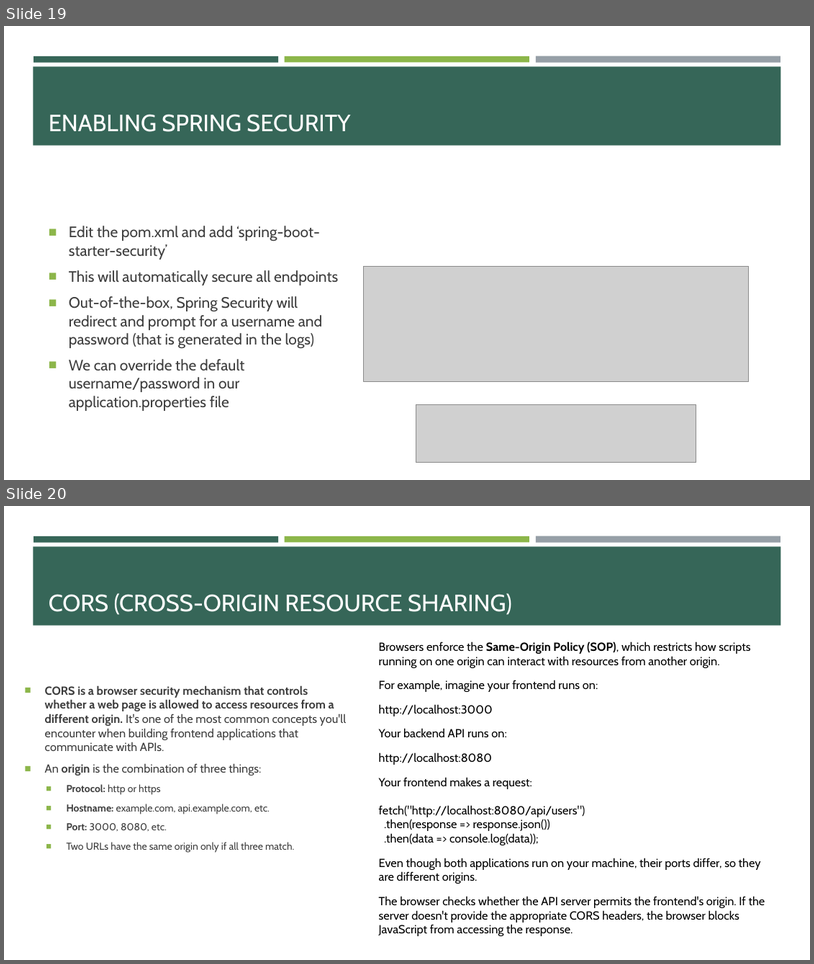
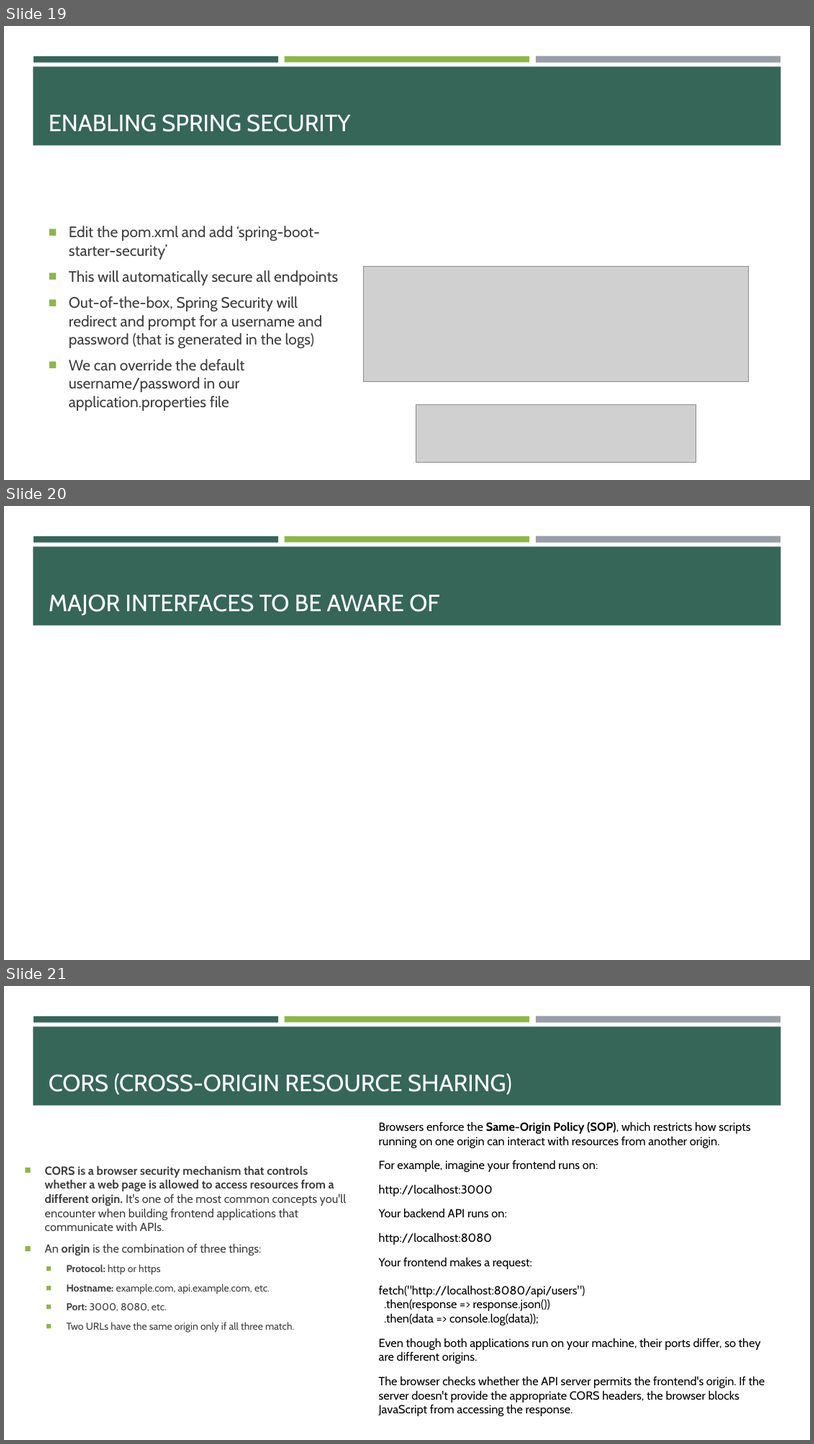
Before and after one commit to e-m-wilson/java-fs, a slide deck: Week_8/Spring_Boot_Modules.pptx. Shown one above the other, each under a label of ours: slides 19 and 20 before the commit, slides 19, 20 and 21 after it. The pictures are 814x964 and 814x1444 pixels, drawn with LibreOffice and Linux fonts; fonts in the diff are those of the drawing; grey boxes stand for pictures. Boxes give left, top, right and bottom in pixels: in the first picture for what was removed or moved away, otherwise in the second. Text is boxed around its words. In the diff, an @@ line names an element or a change of style, - is before the commit and + after.

```diff
--- a/Week_8/Spring_Boot_Modules.pptx
+++ b/Week_8/Spring_Boot_Modules.pptx
@@ slide 20 added at box(4, 506, 810, 960), background #FFFFFF; not listed: 4 template elements that a slide beside it also shows @@
@@ title added at box(49, 594, 440, 615), 28 pt, text #FFFFFF @@
+MAJOR INTERFACES TO BE AWARE OF
@@ what was slide 20 is now slide 21 @@
```
Also in this commit, not shown: 3 other files.
